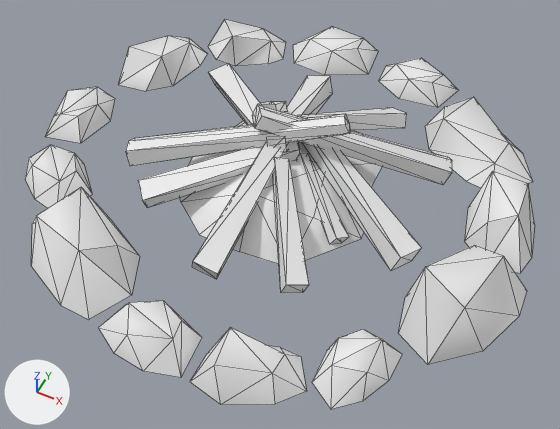
The FBX model assets/source/location-assets/light/campfirte_01/model/campfirte_01.fbx, before and after one commit.
Camera for both pictures: a 50 mm camera at (3.92, -7.84, 8.92) aimed at (0.35, -0.71, 0.01). Every picture has the same lights, and +X, +Y and +Z are marked at lower left. The first picture is the older version. Mesh edges are drawn as thin lines. Where no turn or scale is listed for an object, it has been applied to the vertices. Vertices at exactly the same position are counted once.

Objects in the first picture: 'campfire_01'.
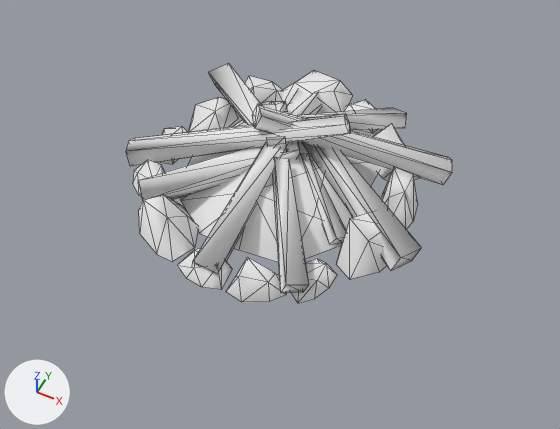
Location of each change, [x1, y1, x2, y2] in pixels of the pictures (560 x 429 px; the box of a moved part takes in the faces that stretch with it):
'campfire_01', reshaped (36% narrower, 38% shorter)
    before: [25, 20, 535, 409]
    after: [126, 63, 452, 303]
part 1 of me_dion_partisan_s_dn_par_campfire01, moved or reshaped
    before: [45, 87, 115, 143]
    after: [162, 126, 188, 164]
part 2 of me_dion_partisan_s_dn_par_campfire01, moved or reshaped
    before: [190, 327, 306, 404]
    after: [226, 257, 286, 302]
part 3 of me_dion_partisan_s_dn_par_campfire01, moved or reshaped
    before: [293, 27, 378, 75]
    after: [282, 70, 353, 114]
part 4 of me_dion_partisan_s_dn_par_campfire01, moved or reshaped
    before: [208, 20, 286, 66]
    after: [245, 76, 283, 103]
part 5 of me_dion_partisan_s_dn_par_campfire01, moved or reshaped
    before: [118, 36, 207, 91]
    after: [189, 98, 240, 132]
part 6 of me_dion_partisan_s_dn_par_campfire01, moved or reshaped
    before: [25, 145, 93, 208]
    after: [133, 160, 165, 197]
part 7 of me_dion_partisan_s_dn_par_campfire01, moved or reshaped
    before: [312, 329, 402, 409]
    after: [291, 259, 337, 303]
part 8 of me_dion_partisan_s_dn_par_campfire01, moved or reshaped
    before: [464, 171, 535, 273]
    after: [381, 167, 418, 229]
part 9 of me_dion_partisan_s_dn_par_campfire01, moved or reshaped
    before: [379, 58, 458, 108]
    after: [343, 99, 378, 134]
part 10 of me_dion_partisan_s_dn_par_campfire01, moved or reshaped
    before: [425, 97, 533, 188]
    after: [373, 123, 419, 181]
part 11 of me_dion_partisan_s_dn_par_campfire01, rebuilt
    before: [180, 121, 382, 264]
    after: [180, 120, 379, 262]
part 12 of me_dion_partisan_s_dn_par_campfire01, deleted
    before: [31, 187, 139, 319]
part 13 of me_dion_partisan_s_dn_par_campfire01, deleted
    before: [98, 301, 202, 377]
part 14 of me_dion_partisan_s_dn_par_campfire01, deleted
    before: [399, 245, 527, 365]
part 15 of me_dion_partisan_s_dn_par_campfire01, added
    after: [139, 194, 233, 290]
part 16 of me_dion_partisan_s_dn_par_campfire01, added
    after: [337, 212, 387, 280]
part 17 of me_dion_partisan_s_dn_par_campfire01, reshaped
    before: [280, 76, 333, 137]
    after: [286, 90, 321, 116]

The change, as a list of edits to the scene's bpy script:
```text
Change me_dion_partisan_s_dn_par_campfire01:
    remove me_dion_partisan_s_dn_par_campfire01.from_pydata(...)  # 273 vertices, 361 faces; spans x -4.2..4.15, y -3.94..3.94, z -0.06..1.52
    remove me_dion_partisan_s_dn_par_campfire01.materials.append(mat_dion_partisan_s_dn_par_campfire01_atlas_material)  # white #e7e7e7
    add me_dion_partisan_s_dn_par_campfire01.from_pydata(...)  # 279 vertices, 359 faces; spans x -2.42..2.58, y -2.43..2.46, z -0.06..1.52
    me_dion_partisan_s_dn_par_campfire01 part 1: the loose piece of 12 vertices spanning x -4.2..-3.25, y -0.87..0.56, z -0.03..0.37 is scaled about its middle by (0.556, 0.606, 0.751), then moved by (1.82, 0.02, -0.03), in mat_campfire_01 (white #e7e7e7)
    me_dion_partisan_s_dn_par_campfire01 part 2: the loose piece of 12 vertices spanning x 0.58..2.01, y -3.9..-2.81, z -0.03..0.54 is scaled about its middle by (0.556, 0.606, 0.751), then moved by (-0.59, 1.28, -0.05), in mat_campfire_01 (white #e7e7e7)
    me_dion_partisan_s_dn_par_campfire01 part 3: the loose piece of 12 vertices spanning x -1.4..0.23, y 2.78..3.94, z -0.05..0.4 is scaled about its middle by (0.78, 0.85, 1.05), then moved by (0.26, -1.4, 0.07), in mat_campfire_01 (white #e7e7e7)
    me_dion_partisan_s_dn_par_campfire01 part 4: the loose piece of 12 vertices spanning x -2.82..-1.36, y 2.26..3.35, z -0.03..0.54 is scaled about its middle by (0.556, 0.606, 0.751), then moved by (0.92, -1.15, -0.05), in mat_campfire_01 (white #e7e7e7)
    me_dion_partisan_s_dn_par_campfire01 part 5: the loose piece of 12 vertices spanning x -3.92..-2.65, y 0.84..2.63, z -0.03..0.54 is scaled about its middle by (0.556, 0.606, 0.751), then moved by (1.64, -0.91, -0.05), in mat_campfire_01 (white #e7e7e7)
    me_dion_partisan_s_dn_par_campfire01 part 6: the loose piece of 12 vertices spanning x -3.93..-2.5, y -2.22..-1.06, z -0.03..0.37 is scaled about its middle by (0.556, 0.606, 0.751), then moved by (1.41, 0.6, -0.03), in mat_campfire_01 (white #e7e7e7)
    me_dion_partisan_s_dn_par_campfire01 part 7: the loose piece of 12 vertices spanning x 1.99..2.91, y -3.34..-2.05, z -0.03..0.33 is scaled about its middle by (0.556, 0.606, 0.751), then moved by (-1.1, 1.02, -0.02), in mat_campfire_01 (white #e7e7e7)
    me_dion_partisan_s_dn_par_campfire01 part 8: the loose piece of 12 vertices spanning x 2.89..4.03, y -0.25..1.35, z -0.03..0.78 is scaled about its middle by (0.556, 0.606, 0.751), then moved by (-1.55, -0.26, -0.08), in mat_campfire_01 (white #e7e7e7)
    me_dion_partisan_s_dn_par_campfire01 part 9: the loose piece of 12 vertices spanning x 0.45..1.87, y 2.74..3.7, z -0.03..0.37 is scaled about its middle by (0.556, 0.606, 0.751), then moved by (-0.53, -1.31, -0.03), in mat_campfire_01 (white #e7e7e7)
    me_dion_partisan_s_dn_par_campfire01 part 10: the loose piece of 12 vertices spanning x 1.66..3.66, y 1.23..2.92, z -0.03..0.54 is scaled about its middle by (0.556, 0.606, 0.751), then moved by (-1.19, -0.86, -0.05), in mat_campfire_01 (white #e7e7e7)
    me_dion_partisan_s_dn_par_campfire01 part 11: the loose piece of 21 vertices spanning x -1.53..1.65, y -1.61..1.7, z -0.03..0.74 is rebuilt with 21 vertices and now spans x -1.53..1.65, y -1.61..1.7, z 0.01..0.76, in mat_campfire_01 (white #e7e7e7)
    me_dion_partisan_s_dn_par_campfire01 part 12: the loose piece of 12 vertices spanning x -2.96..-0.85, y -3.59..-1.92, z -0.03..0.78 is deleted
    me_dion_partisan_s_dn_par_campfire01 part 13: the loose piece of 12 vertices spanning x -0.96..0.46, y -3.94..-2.96, z -0.03..0.37 is deleted
    me_dion_partisan_s_dn_par_campfire01 part 14: the loose piece of 12 vertices spanning x 2.62..4.15, y -2.19..-0.18, z -0.03..0.99 is deleted
    me_dion_partisan_s_dn_par_campfire01 part 15: 24 vertices added at x -1.66..0.25, y -2.43..-1.21, z -0.01..0.56
    me_dion_partisan_s_dn_par_campfire01 part 16: 12 vertices added at x 1.44..2.29, y -1.37..-0.16, z -0.01..0.75
    me_dion_partisan_s_dn_par_campfire01 part 17: 2 vertices removed from x -0.6..-0.21, y 2.3..2.39, z 0.24..0.3; 8 vertices added at x -0.6..0.22, y -0.07..2.19, z -0.05..1.11
    add me_dion_partisan_s_dn_par_campfire01.materials.append(mat_campfire_01)  # white #e7e7e7
```
